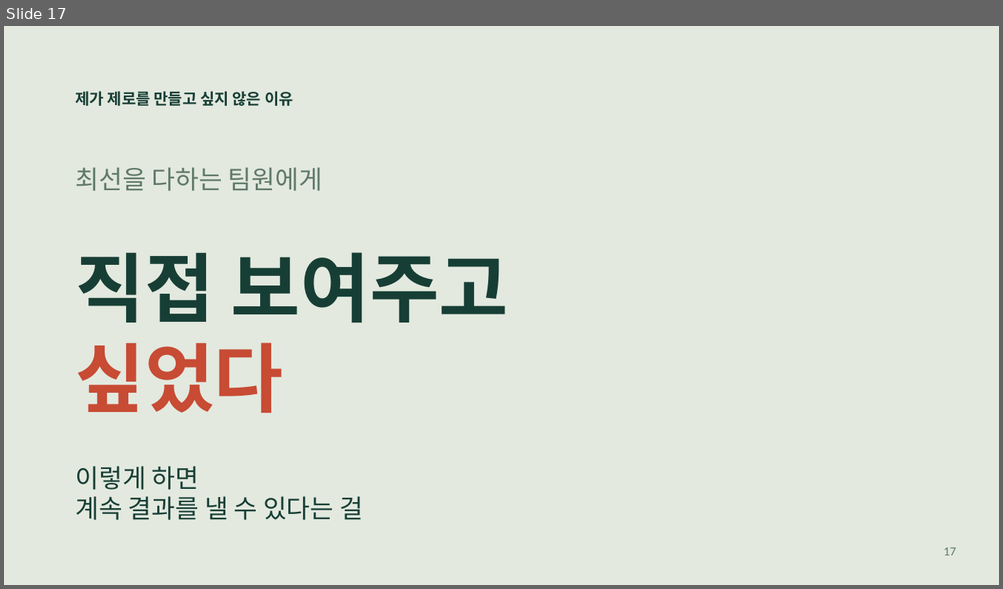
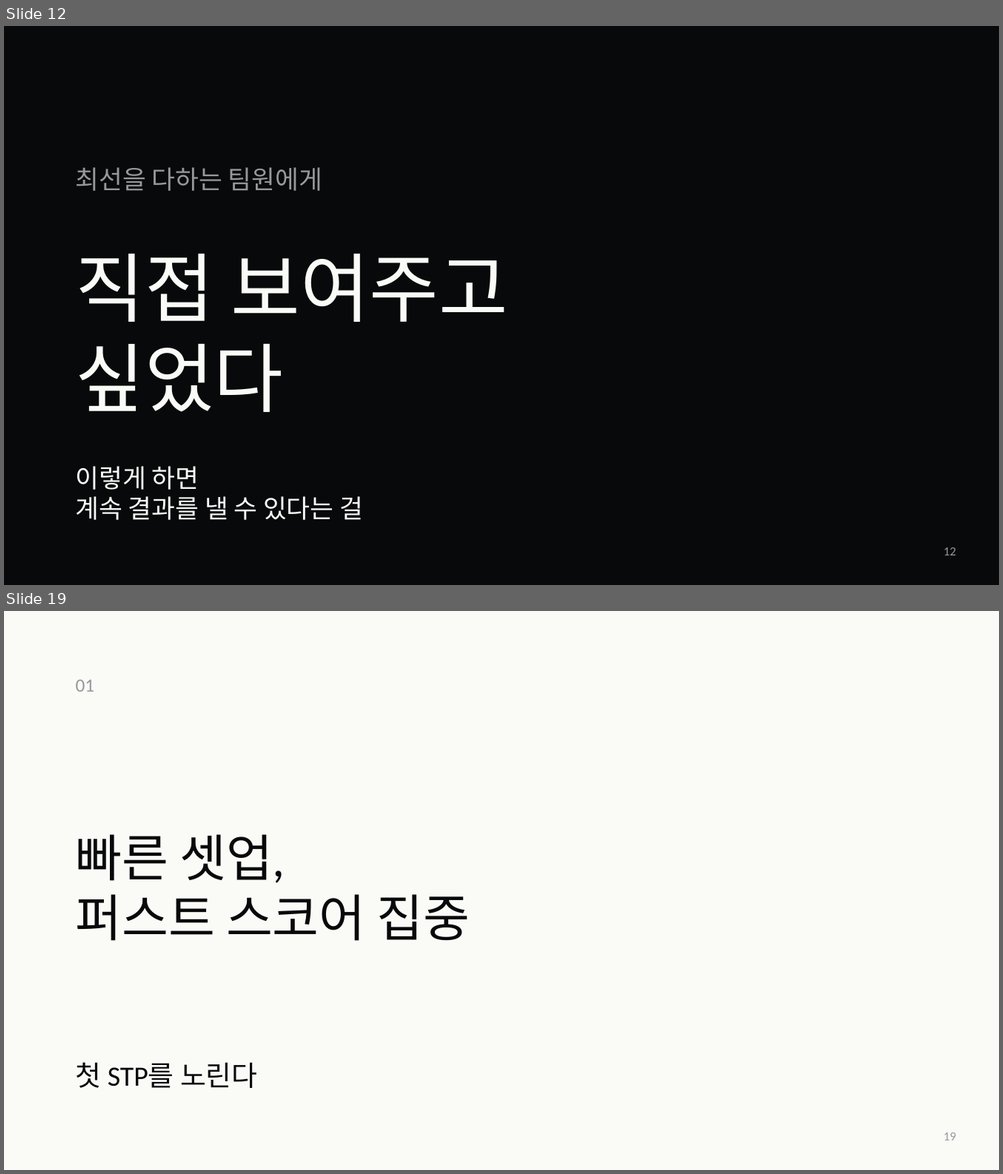
Before and after one commit to jaeyoung5178-bot/Presence, a slide deck: education/mentality/nozero400/NoZero-400Days.pptx. Shown one above the other, each under a label of ours: slide 17 before the commit, slides 12 and 19 after it; the slides between them are not shown. The pictures are 1003x589 and 1003x1174 pixels, drawn with LibreOffice and Linux fonts; fonts in the diff are those of the drawing. Boxes give left, top, right and bottom in pixels: in the first picture for what was removed or moved away, otherwise in the second. Text is boxed around its words. In the diff, an @@ line names an element or a change of style, - is before the commit and + after.

```diff
--- a/education/mentality/nozero400/NoZero-400Days.pptx
+++ b/education/mentality/nozero400/NoZero-400Days.pptx
@@ slide 19 added at (x1=4, y1=611, x2=999, y2=1170), background #FAFAF7 @@
@@ text added at (x1=76, y1=680, x2=95, y2=692), 18 pt, text #96989B @@
+01
@@ text added at (x1=76, y1=834, x2=470, y2=941), 48.8 pt, text #08090B @@
+빠른 셋업,
+퍼스트 스코어 집중
@@ text added at (x1=76, y1=1062, x2=257, y2=1088), 27 pt, text #08090B @@
+첫 STP를 노린다
@@ text added at (x1=943, y1=1133, x2=956, y2=1141), 12 pt, text #96989B @@
+19
@@ what was slide 17 is now slide 12 @@
@@ slide 12 changed as well @@
@@ background #E3E9DF to #08090B @@
@@ text removed at (x1=76, y1=91, x2=293, y2=106) @@
-제가 제로를 만들고 싶지 않은 이유
@@ text "최선을 다하는 팀원에게" at (x1=76, y1=167, x2=322, y2=191): text colour #607969 to #96989B @@
@@ text "직접 보여주고" at (x1=76, y1=253, x2=509, y2=412): text colour #173E35 to #FAFAF7 in "직접 보여주고"; bold off; text colour #C84B34 to #FAFAF7 in "싶었다" @@
@@ text "이렇게 하면" at (x1=76, y1=466, x2=363, y2=520): text colour #173E35 to #FAFAF7 @@
@@ text at (x1=943, y1=548, x2=956, y2=556): text changed; text colour #607969 to #96989B @@
-17
+12
```
Also in this commit, not shown: 6 other slides changed, 27 other slides added, 12 slides removed, 26 other files.
